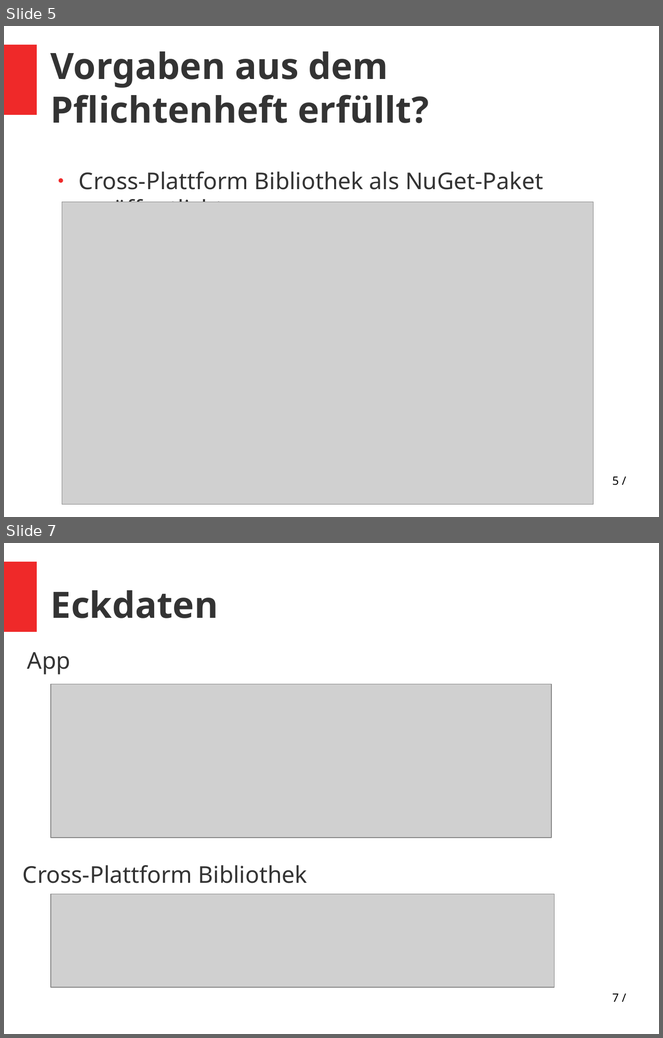
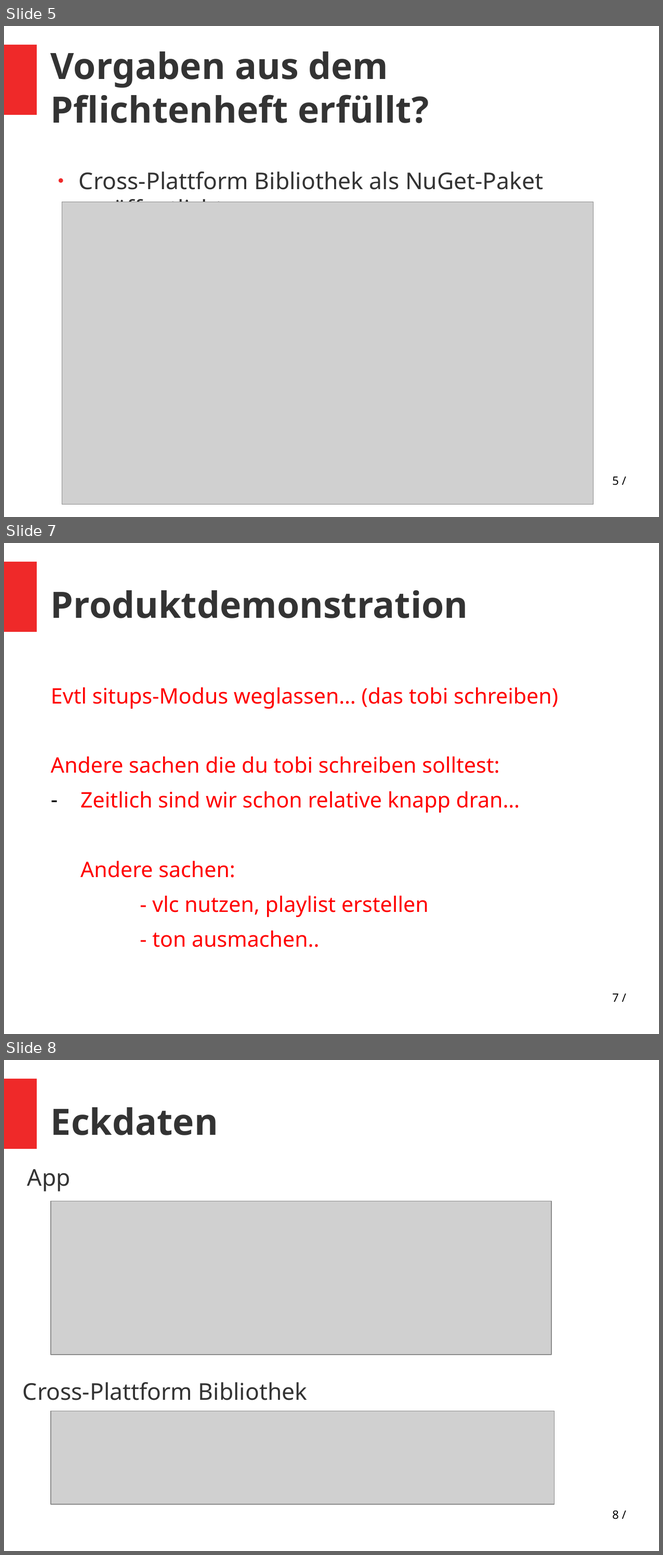
Before and after one commit to vlle1/dokumente-earablesKIT, a slide deck: Abschlusspräsi/Abschlusspräsi.odp. Shown one above the other, each under a label of ours: slides 5 and 7 before the commit, slides 5, 7 and 8 after it; the slides between them are not shown. The pictures are 663x1038 and 663x1555 pixels, drawn with LibreOffice and Linux fonts; fonts in the diff are those of the drawing; grey boxes stand for pictures. Boxes give left, top, right and bottom in pixels: in the first picture for what was removed or moved away, otherwise in the second. Text is boxed around its words. In the diff, an @@ line names an element or a change of style, - is before the commit and + after.

```diff
--- a/Abschlusspräsi/Abschlusspräsi.odp
+++ b/Abschlusspräsi/Abschlusspräsi.odp
@@ slide 7 added at (4,543,659,1034), background #FFFFFF; not listed: 1 template element that a slide beside it also shows @@
@@ title added at (51,590,468,618), 44 pt, text #333333, bold @@
+Produktdemonstration
@@ text added at (51,687,558,948), 25.9 pt, text #FF0000 @@
+Evtl situps-Modus weglassen… (das tobi schreiben)
+Andere sachen die du tobi schreiben solltest:
+– Zeitlich sind wir schon relative knapp dran…
+Andere sachen:
+- vlc nutzen, playlist erstellen
+- ton ausmachen..
@@ page number added at (612,994,619,1002), 14 pt, text #000000 @@
+7 /
@@ what was slide 7 is now slide 8 @@
@@ page number at (612,1511,619,1520): text changed @@
-7 /
+8 /
```
Also in this commit, not shown: 2 slides changed, 1 slide removed.
